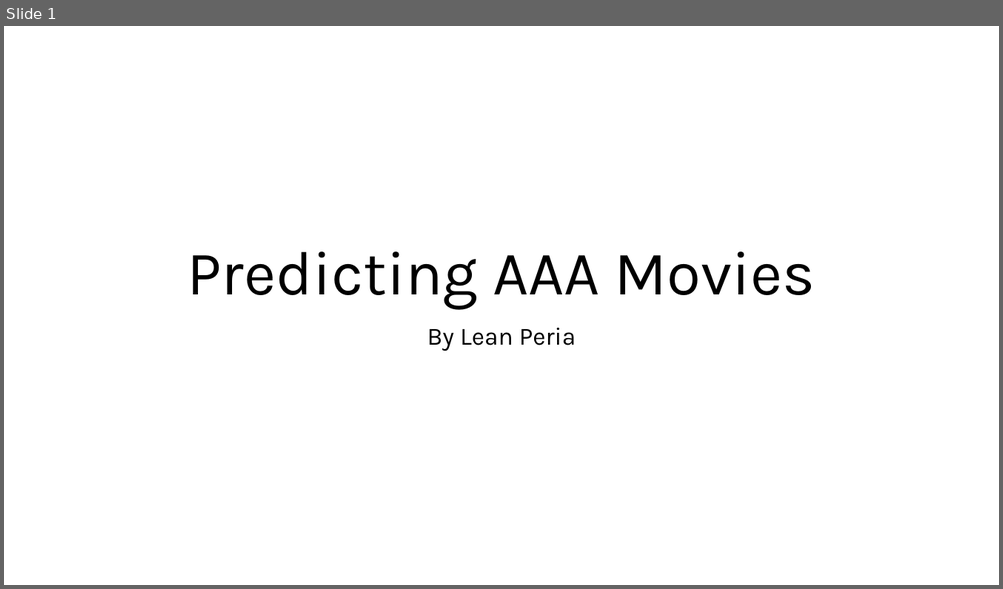
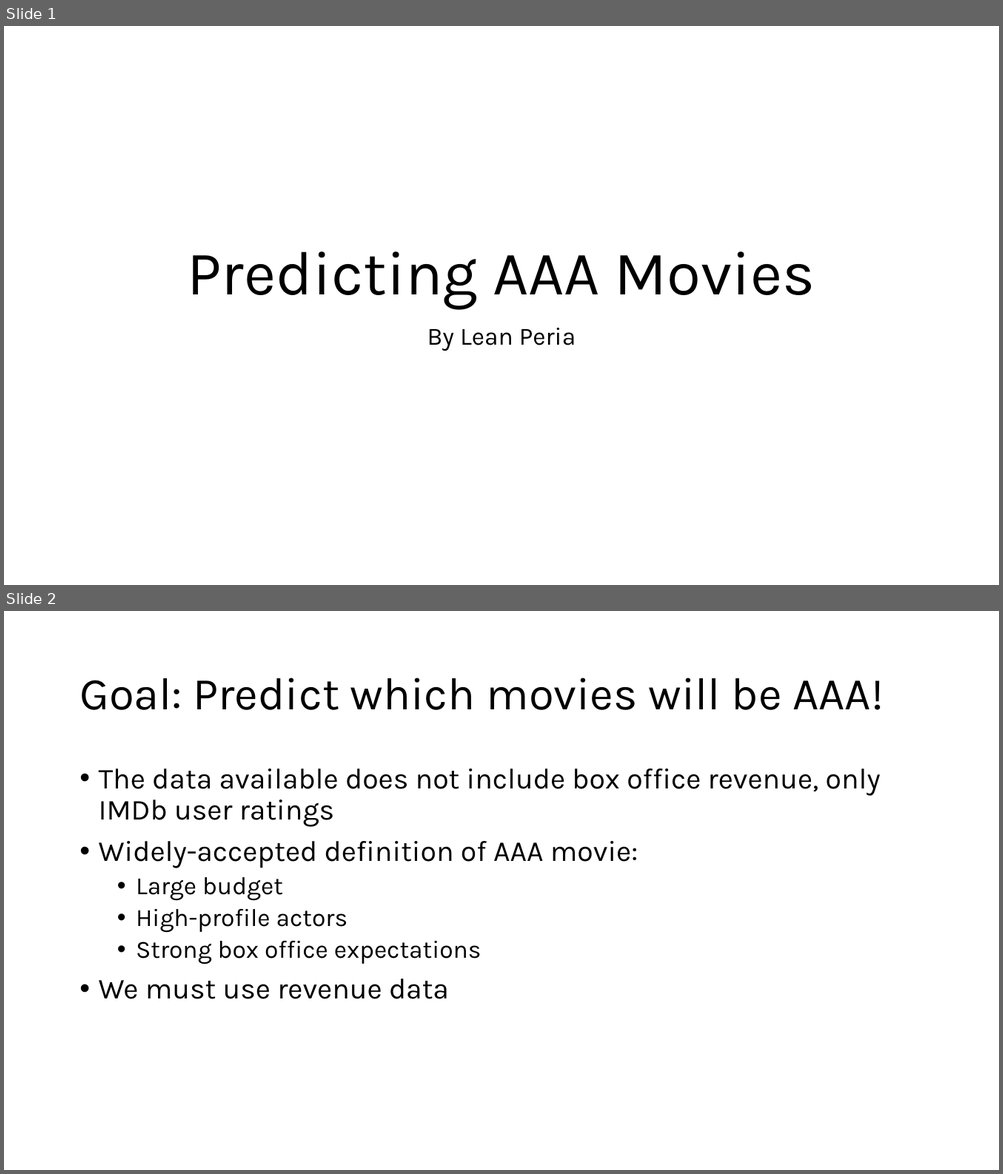
Before and after one commit to leanperia/MoviesRecommendedByLean, a slide deck: Slide Deck - Predicting AAA Movies.pptx. Shown one above the other, each under a label of ours: slide 1 before the commit, slides 1 and 2 after it. The pictures are 1003x589 and 1003x1174 pixels, drawn with LibreOffice and Linux fonts; fonts in the diff are those of the drawing. Boxes give left, top, right and bottom in pixels: in the first picture for what was removed or moved away, otherwise in the second. Text is boxed around its words. In the diff, an @@ line names an element or a change of style, - is before the commit and + after.

```diff
--- a/Slide Deck - Predicting AAA Movies.pptx
+++ b/Slide Deck - Predicting AAA Movies.pptx
@@ slide 2 added at (4,611,999,1170), background #FFFFFF @@
@@ title added at (79,678,883,710), 44 pt, text #000000 @@
+Goal: Predict which movies will be AAA!
@@ text added at (99,769,880,999), 28 pt, text #000000 @@
+• The data available does not include box office revenue, only IMDb user ratings
+• Widely-accepted definition of AAA movie:
+  • Large budget
+  • High-profile actors
+  • Strong box office expectations
+• We must use revenue data
```
Also in this commit, not shown: 12 other slides added, 1 slide removed, 3 other files.
